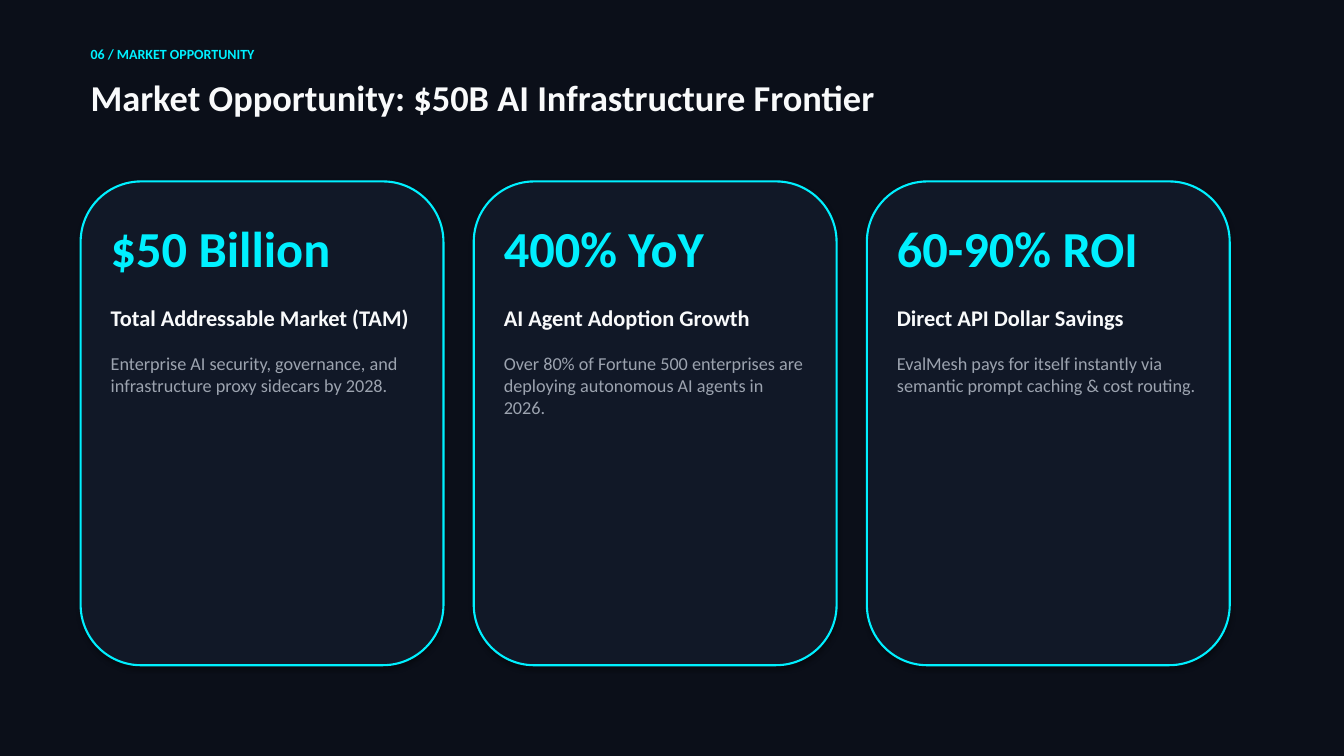
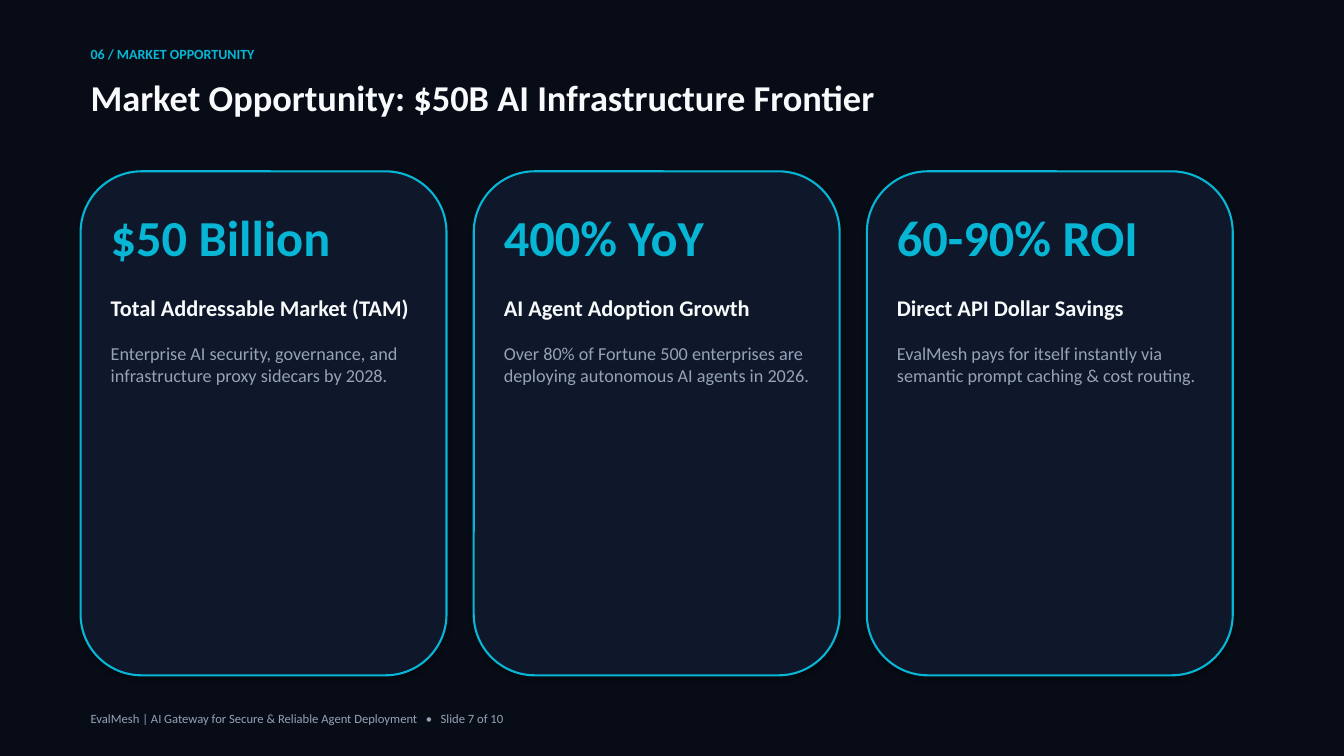
Before and after one commit to deswanth12/EvalMesh, a slide deck: slide 7 of EvalMesh_Investor_Pitch_Deck.pptx. Drawn at 1344x756 pixels with LibreOffice and Linux fonts; fonts in the diff are those of the drawing. Boxes give left, top, right and bottom in pixels: in the first picture for what was removed or moved away, otherwise in the second. Text is boxed around its words. In the diff, an @@ line names an element or a change of style, - is before the commit and + after.

```diff
--- a/EvalMesh_Investor_Pitch_Deck.pptx
+++ b/EvalMesh_Investor_Pitch_Deck.pptx
@@ background #0B0F19 to #080C16 @@
@@ text "06 / MARKET OPPORTUNITY" at box(91, 49, 255, 59): text colour #00F0FF to #06B6D4 @@
@@ rounded rectangle: place and size @@
-rounded rectangle at box(81, 181, 444, 665)
+rounded rectangle at box(81, 171, 447, 676)
@@ rounded rectangle: place and size @@
-rounded rectangle at box(474, 181, 837, 665)
+rounded rectangle at box(474, 171, 840, 676)
@@ fill #111827 to #0F172A; outline #00F0FF 1.5 pt to #06B6D4 1.5 pt in 3 elements at box(81, 171, 447, 676), box(474, 171, 840, 676), box(867, 171, 1233, 676) @@
@@ rounded rectangle: place and size @@
-rounded rectangle at box(867, 181, 1230, 665)
+rounded rectangle at box(867, 171, 1233, 676)
@@ text "$50 Billion": place and size @@
-text "$50 Billion" at box(111, 231, 408, 395)
+text "$50 Billion" at box(111, 220, 408, 385)
@@ text "$50 Billion" at box(111, 220, 408, 385): text colour #00F0FF to #06B6D4 in "$50 Billion"; text colour #F9FAFB to #F8FAFC in "Total Addressable Market (TAM)"; text colour #9CA3AF to #94A3B8 in "Enterprise AI security, governance, and infrastructure proxy ..." @@
@@ text "400% YoY": place and size @@
-text "400% YoY" at box(504, 232, 803, 414)
+text "400% YoY" at box(504, 221, 809, 385)
@@ text "400% YoY" at box(504, 221, 809, 385): text colour #00F0FF to #06B6D4 in "400% YoY"; text colour #F9FAFB to #F8FAFC in "AI Agent Adoption Growth"; text colour #9CA3AF to #94A3B8 in "Over 80% of Fortune 500 enterprises are ..." @@
@@ text "60-90% ROI": place and size @@
-text "60-90% ROI" at box(897, 232, 1195, 395)
+text "60-90% ROI" at box(897, 221, 1195, 385)
@@ text "60-90% ROI" at box(897, 221, 1195, 385): text colour #00F0FF to #06B6D4 in "60-90% ROI"; text colour #F9FAFB to #F8FAFC in "Direct API Dollar Savings"; text colour #9CA3AF to #94A3B8 in "EvalMesh pays for itself instantly via semantic ..." @@
@@ text added at box(91, 714, 503, 725), 9 pt, text #94A3B8 @@
+EvalMesh | AI Gateway for Secure & Reliable Agent Deployment • Slide 7 of 10
```
Also in this commit, not shown: 9 other slides changed, 1 other file.
